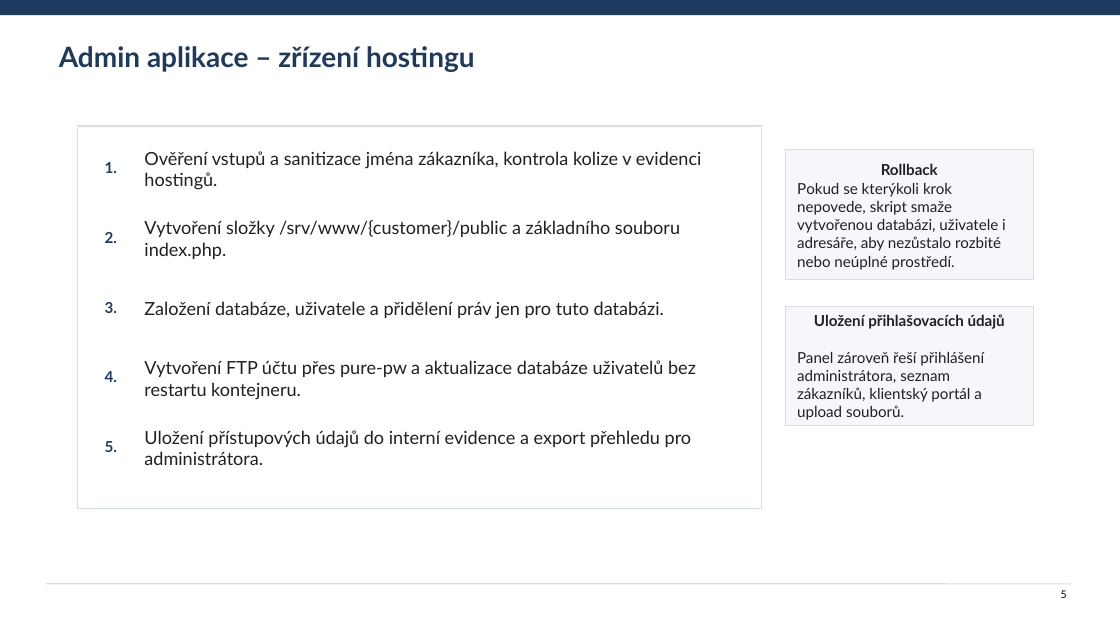
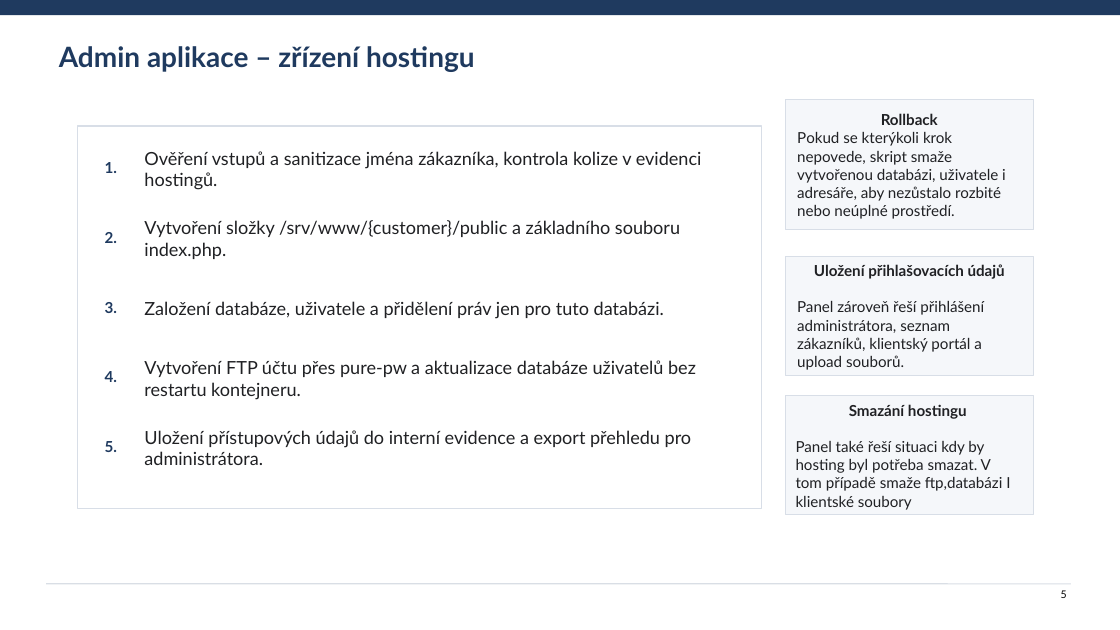
Before and after one commit to matejbartoncik/BSPWE_semestralka, a slide deck: slide 5 of WebServerPrezentace.pptx. Drawn at 1120x630 pixels with LibreOffice and Linux fonts; fonts in the diff are those of the drawing. Boxes give left, top, right and bottom in pixels: in the first picture for what was removed or moved away, otherwise in the second. Text is boxed around its words. In the diff, an @@ line names an element or a change of style, - is before the commit and + after.

Commit message:
upd prezentace

```diff
--- a/WebServerPrezentace.pptx
+++ b/WebServerPrezentace.pptx
@@ 2 texts, 2 rectangles: place and size @@
-2 texts, 2 rectangles at (786, 150, 1033, 426)
+2 texts, 2 rectangles at (786, 99, 1033, 376)
@@ rectangle added at (786, 396, 1033, 515), fill #F5F7FA, outline #D8DEE7 1 pt @@
@@ text added at (796, 404, 1010, 510), 13 pt, text #202124 @@
+Smazání hostingu
+Panel také řeší situaci kdy by hosting byl potřeba smazat. V tom případě smaže ftp,databázi I klientské soubory
```
